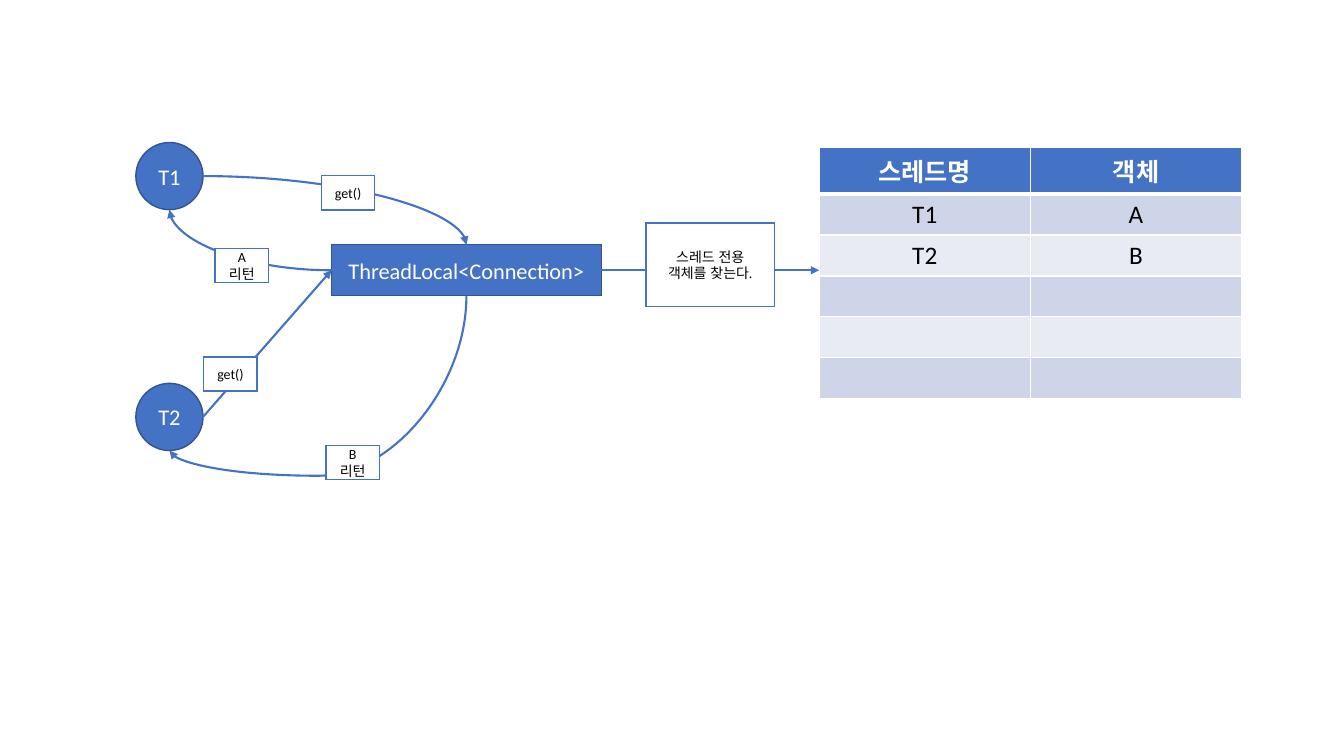
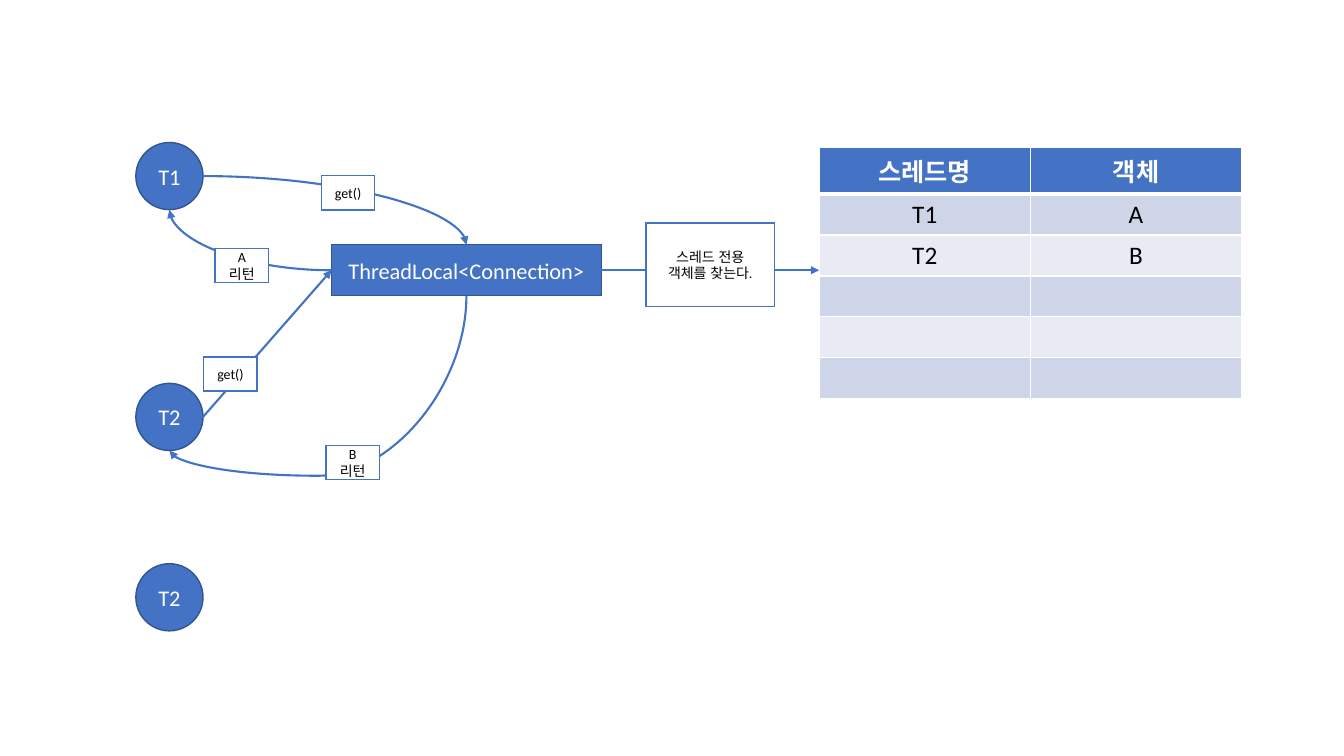
Before and after one commit to Dingadung/2022-study-workspace, a slide deck: slide 31 of study-note/자바/2022-10-06 내용정리.pptx. Drawn at 1344x756 pixels with LibreOffice and Linux fonts; fonts in the diff are those of the drawing. Boxes give left, top, right and bottom in pixels: in the first picture for what was removed or moved away, otherwise in the second. Text is boxed around its words. In the diff, an @@ line names an element or a change of style, - is before the commit and + after.

```diff
--- a/study-note/자바/2022-10-06 내용정리.pptx
+++ b/study-note/자바/2022-10-06 내용정리.pptx
@@ ellipse added at bbox=[136, 564, 204, 631], fill #4472C4, outline #325491 1 pt, 16 pt, text #FFFFFF @@
+T2
```
Also in this commit, not shown: 1 slide added, 5 other files.
